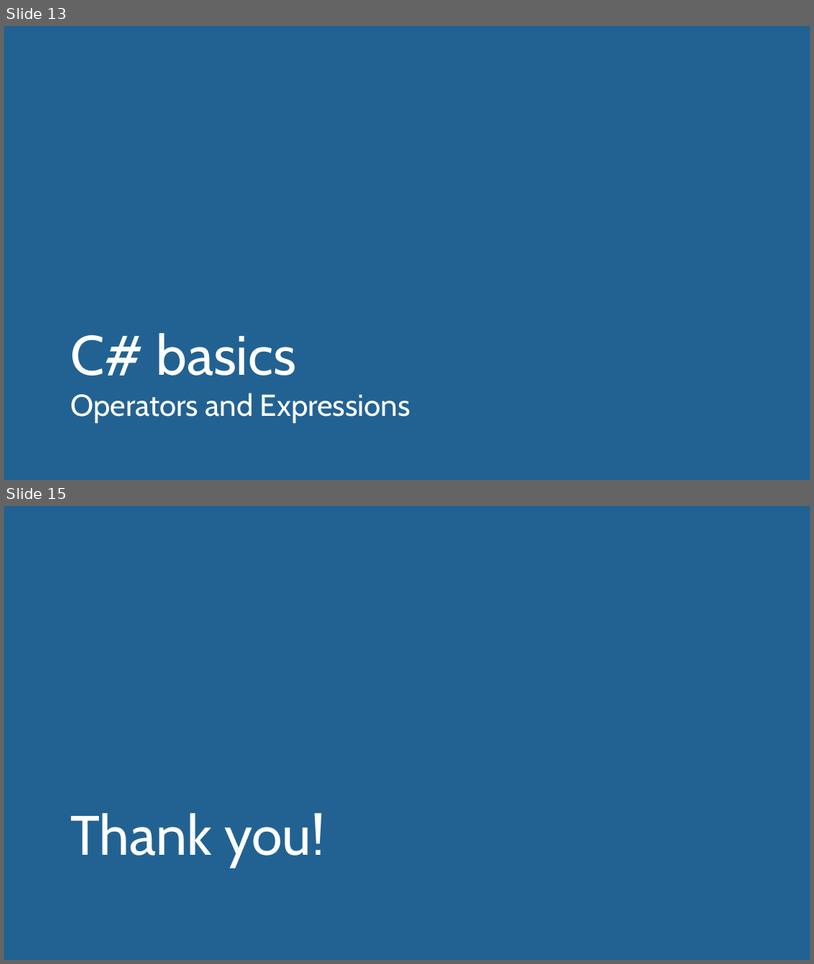
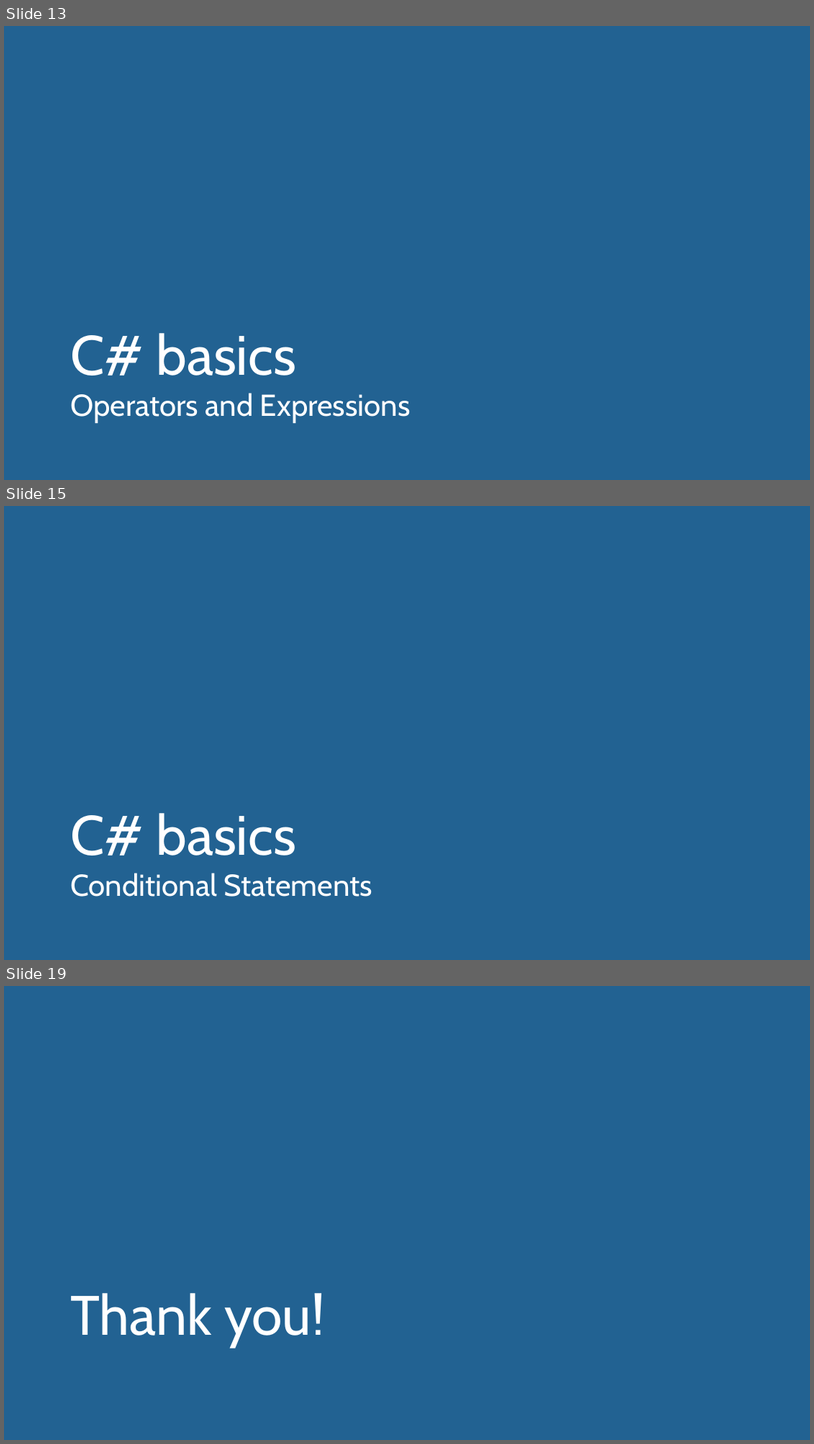
Before and after one commit to user-yalif/ITLeadersCourseAlifanov, a slide deck: Alifanov.ITLeadersCourse/Automated framework with C#.pptx. Shown one above the other, each under a label of ours: slides 13 and 15 before the commit, slides 13, 15 and 19 after it; the slides between them are not shown. The pictures are 814x964 and 814x1444 pixels, drawn with LibreOffice and Linux fonts; fonts in the diff are those of the drawing. Boxes give left, top, right and bottom in pixels: in the first picture for what was removed or moved away, otherwise in the second. Text is boxed around its words. In the diff, an @@ line names an element or a change of style, - is before the commit and + after.

```diff
--- a/Alifanov.ITLeadersCourse/Automated framework with C#.pptx
+++ b/Alifanov.ITLeadersCourse/Automated framework with C#.pptx
@@ slide 15 added at box(4, 506, 810, 960), background #FFFFFF; not listed: 10 template elements that a slide beside it also shows @@
@@ title added at box(4, 506, 810, 960), fill #226292, 36 pt, text #FFFFFF @@
+C# basics
+Conditional Statements
@@ what was slide 15 is now slide 19 @@
```
Also in this commit, not shown: 8 slides changed, 3 other slides added, 2 other files.
